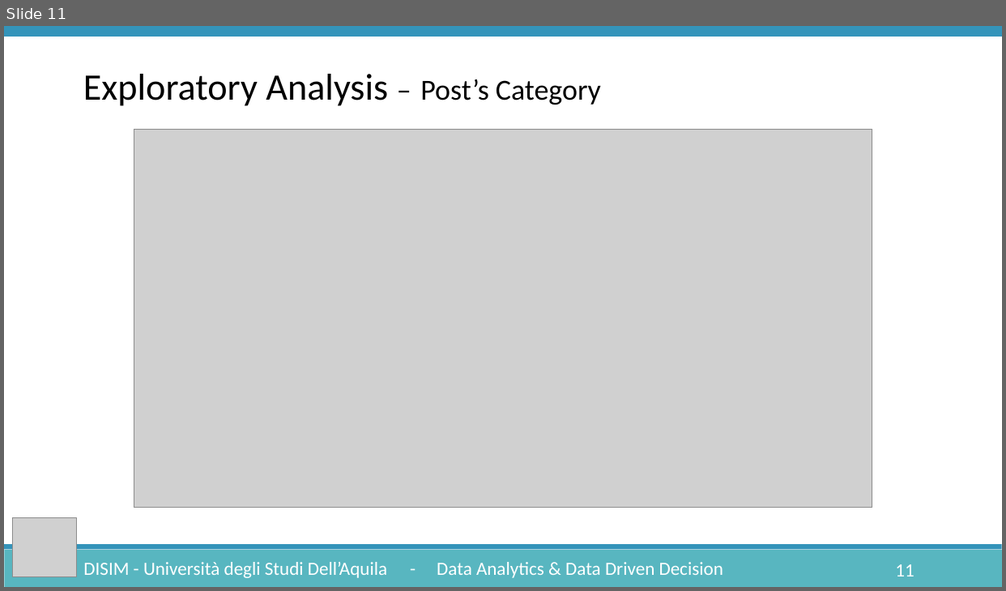
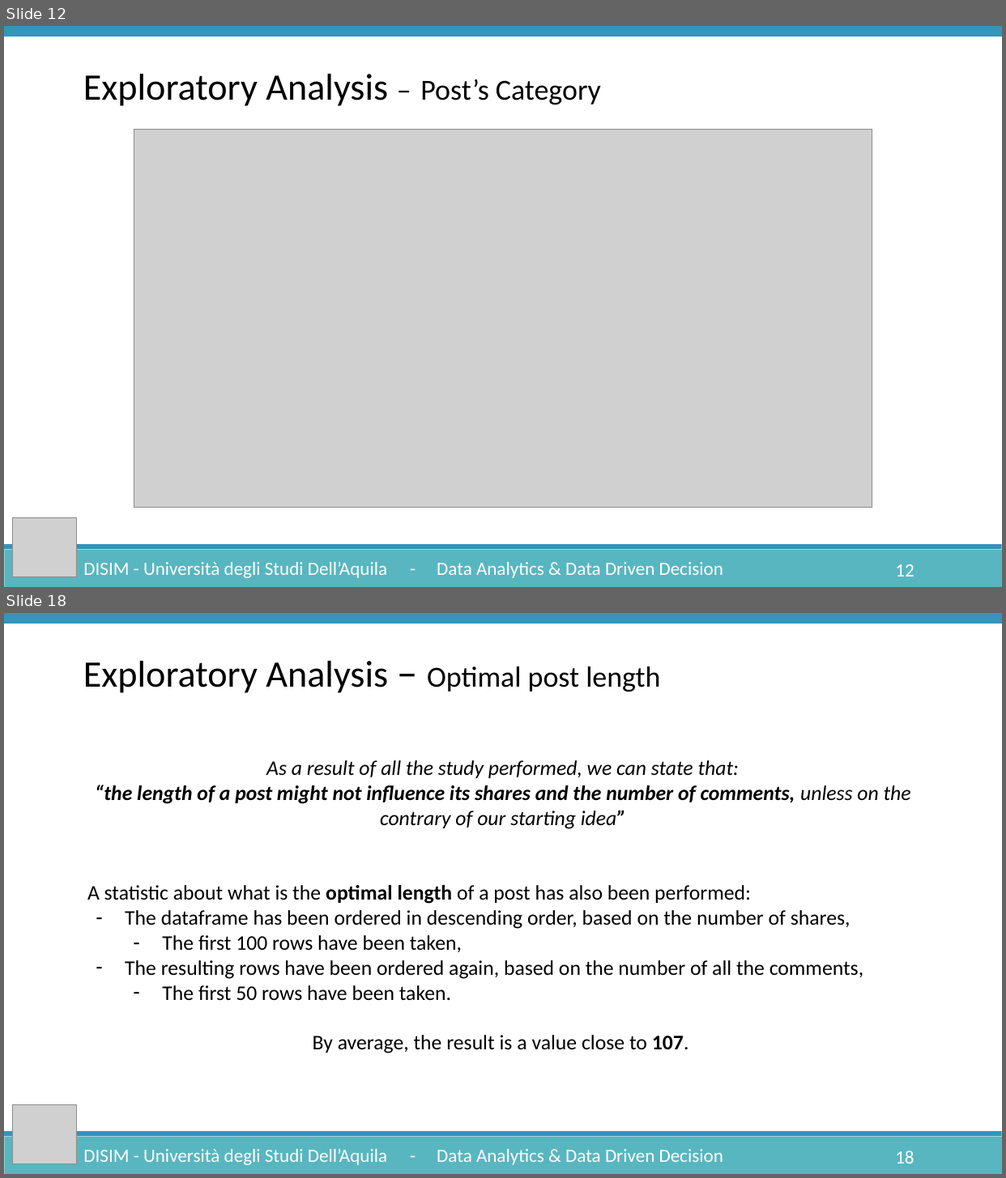
Before and after one commit to Lucgril/Data_Analytics, a slide deck: Documentation/DataAnalytics.pptx. Shown one above the other, each under a label of ours: slide 11 before the commit, slides 12 and 18 after it; the slides between them are not shown. The pictures are 1006x591 and 1006x1178 pixels, drawn with LibreOffice and Linux fonts; fonts in the diff are those of the drawing; grey boxes stand for pictures. Boxes give left, top, right and bottom in pixels: in the first picture for what was removed or moved away, otherwise in the second. Text is boxed around its words. In the diff, an @@ line names an element or a change of style, - is before the commit and + after.

```diff
--- a/Documentation/DataAnalytics.pptx
+++ b/Documentation/DataAnalytics.pptx
@@ slide 18 added at bbox=[4, 613, 1002, 1174], background #FFFFFF; not listed: 2 template elements that a slide beside it also shows @@
@@ rectangle added at bbox=[4, 613, 1002, 624], fill #3494BA @@
@@ text added at bbox=[83, 661, 660, 693], 36 pt, text #000000 @@
+Exploratory Analysis – Optimal post length
@@ text added at bbox=[87, 760, 911, 1054], 20 pt, text #000000 @@
+As a result of all the study performed, we can state that:
+“the length of a post might not influence its shares and the number of comments, unless on the contrary of our starting idea”
+A statistic about what is the optimal length of a post has also been performed:
+– The dataframe has been ordered in descending order, based on the number of shares,
+  – The first 100 rows have been taken,
+– The resulting rows have been ordered again, based on the number of all the comments,
+  – The first 50 rows have been taken.
+By average, the result is a value close to 107.
@@ picture added at bbox=[13, 1105, 77, 1165] @@
@@ text added at bbox=[83, 1149, 387, 1165], 18 pt, text #FFFFFF @@
+DISIM - Università degli Studi Dell’Aquila
@@ text added at bbox=[437, 1149, 723, 1165], 18 pt, text #FFFFFF @@
+- Data Analytics & Data Driven Decision
@@ page number added at bbox=[895, 1151, 914, 1164], 18 pt, text #FFFFFF @@
+18
@@ what was slide 11 is now slide 12 @@
@@ page number at bbox=[895, 565, 914, 577]: text changed @@
-11
+12
```
Also in this commit, not shown: 11 slides changed, 4 other slides added, 1 slide removed.
